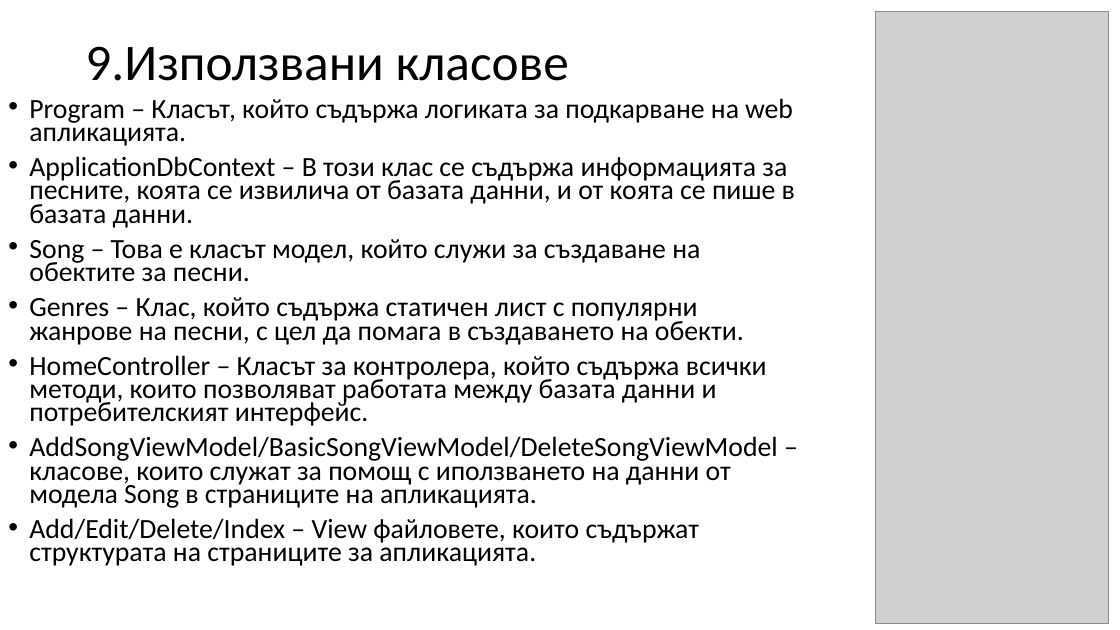
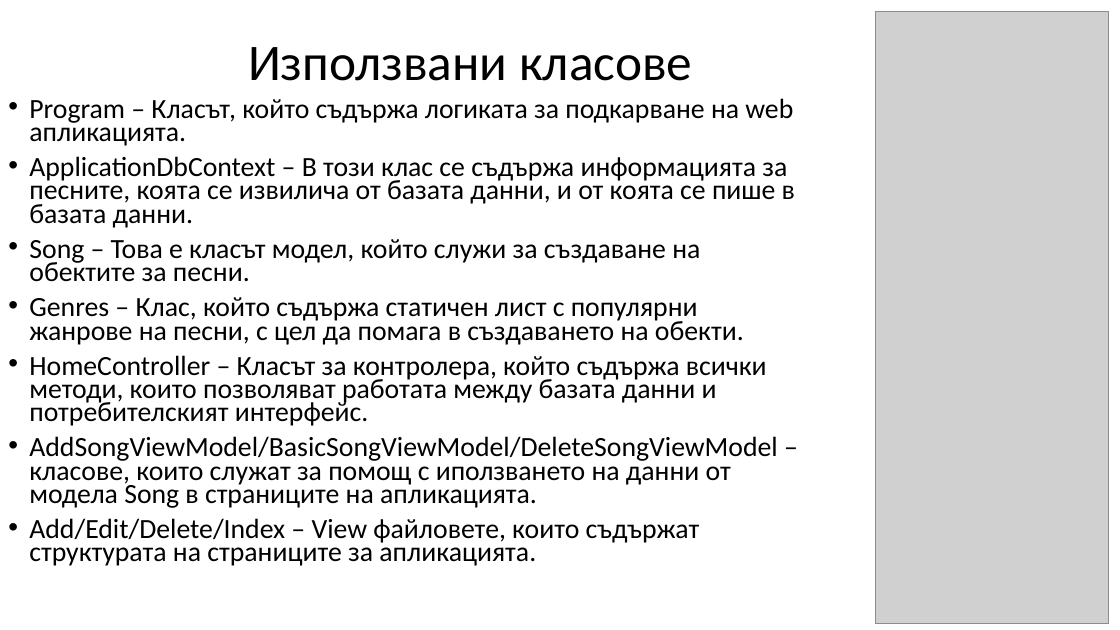
Before and after one commit to YovoTWW/MusicAppRepository, a slide deck: slide 12 of ТУ ВАРНА Music App Presentation.pptx (slide 10 before the commit). Drawn at 1120x630 pixels with LibreOffice and Linux fonts; fonts in the diff are those of the drawing; grey boxes stand for pictures. Boxes give left, top, right and bottom in pixels: in the first picture for what was removed or moved away, otherwise in the second. Text is boxed around its words. In the diff, an @@ line names an element or a change of style, - is before the commit and + after.

```diff
--- a/ТУ ВАРНА Music App Presentation.pptx
+++ b/ТУ ВАРНА Music App Presentation.pptx
@@ title at [248,47,692,81]: text changed @@
-9.Използвани класове
+Използвани класове
```
Also in this commit, not shown: 8 other slides changed, 3 slides added, 1 slide removed, 1 other file.
